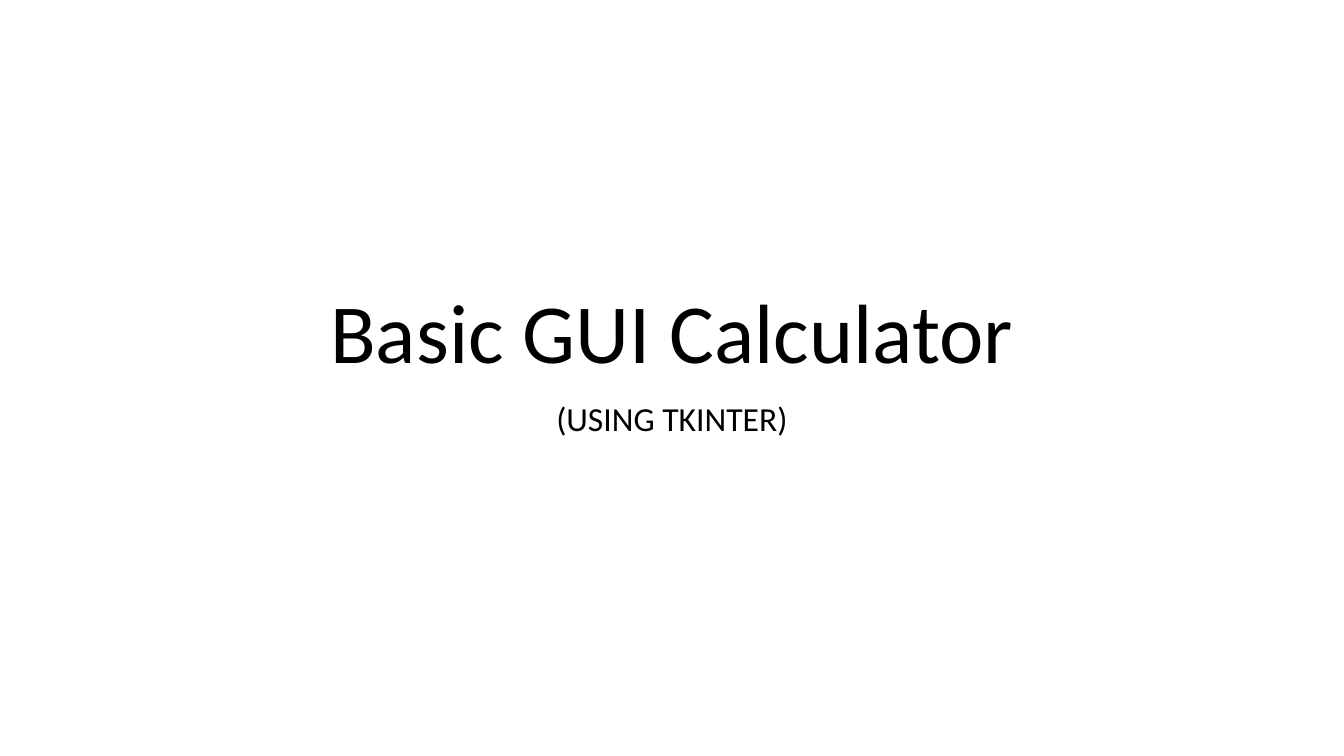
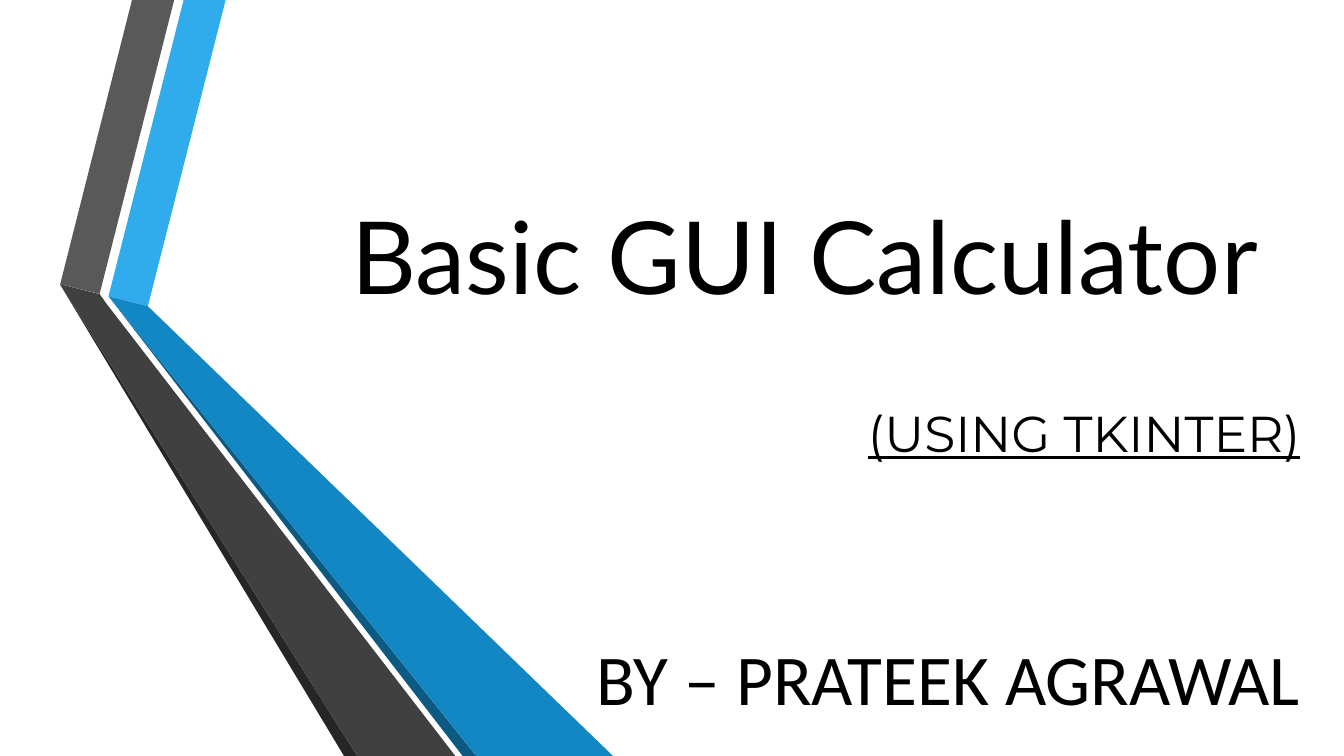
Before and after one commit to prateek3699/Project-1, a slide deck: slide 1 of Calculator.pptx. Drawn at 1344x756 pixels with LibreOffice and Linux fonts; fonts in the diff are those of the drawing; background and template pictures are left out. Boxes give left, top, right and bottom in pixels: in the first picture for what was removed or moved away, otherwise in the second. Text is boxed around its words. In the diff, an @@ line names an element or a change of style, - is before the commit and + after.

```diff
--- a/Calculator.pptx
+++ b/Calculator.pptx
@@ title "Basic GUI Calculator": place and size @@
-title "Basic GUI Calculator" at (330, 304, 1013, 364)
+title "Basic GUI Calculator" at (351, 219, 1257, 295)
@@ title "Basic GUI Calculator" at (351, 219, 1257, 295): size 60 to 72 pt, font Calibri to Lato; alignment centre to right; line spacing 0.9 to 1 @@
@@ group added at (60, 0, 614, 756): 6 freeform shapes @@
@@ subtitle "(USING TKINTER)": place and size @@
-subtitle "(USING TKINTER)" at (556, 406, 787, 436)
+subtitle "(USING TKINTER)" at (597, 414, 1301, 706)
@@ subtitle at (868, 414, 1301, 462): size 24 to 36 pt, font Calibri to Montserrat, underline on in "(USING TKINTER)"; alignment centre to right; line spacing 0.9 to 1; more space between paragraphs @@
@@ subtitle at (597, 658, 1299, 706): paragraph added @@
+BY – PRATEEK AGRAWAL
```
Also in this commit, not shown: 6 slides added, 1 other file.
